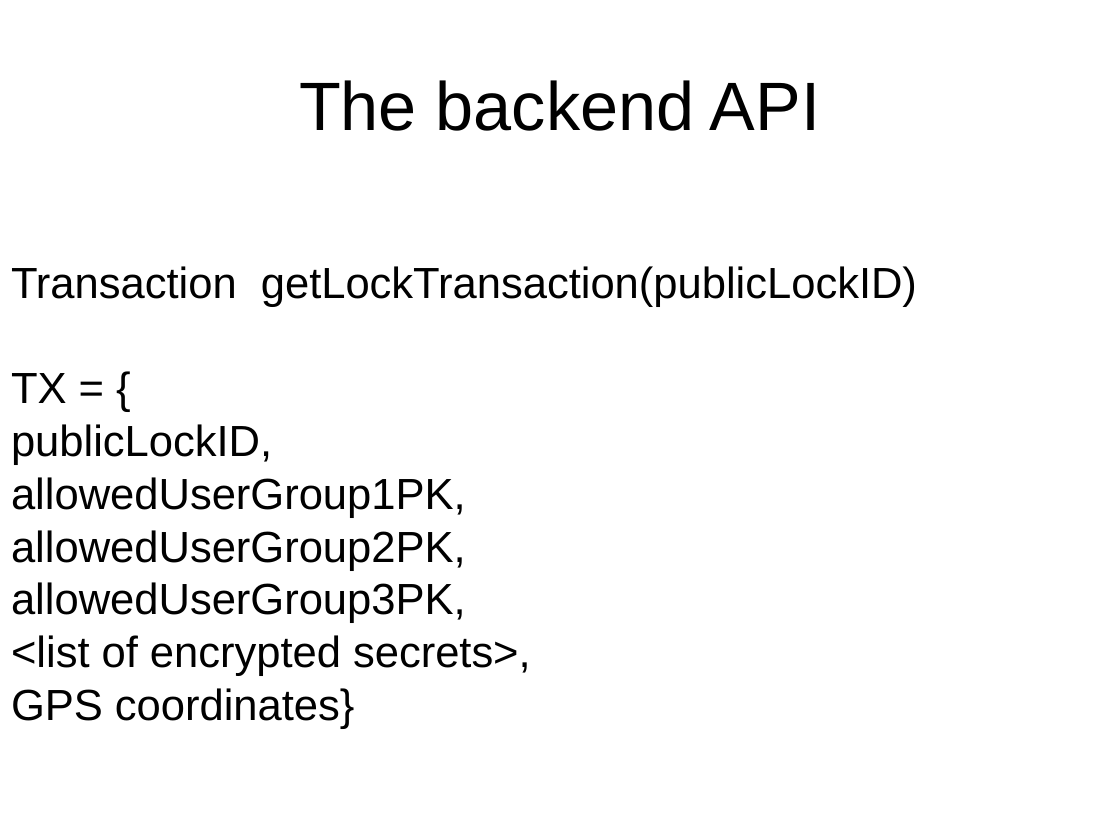
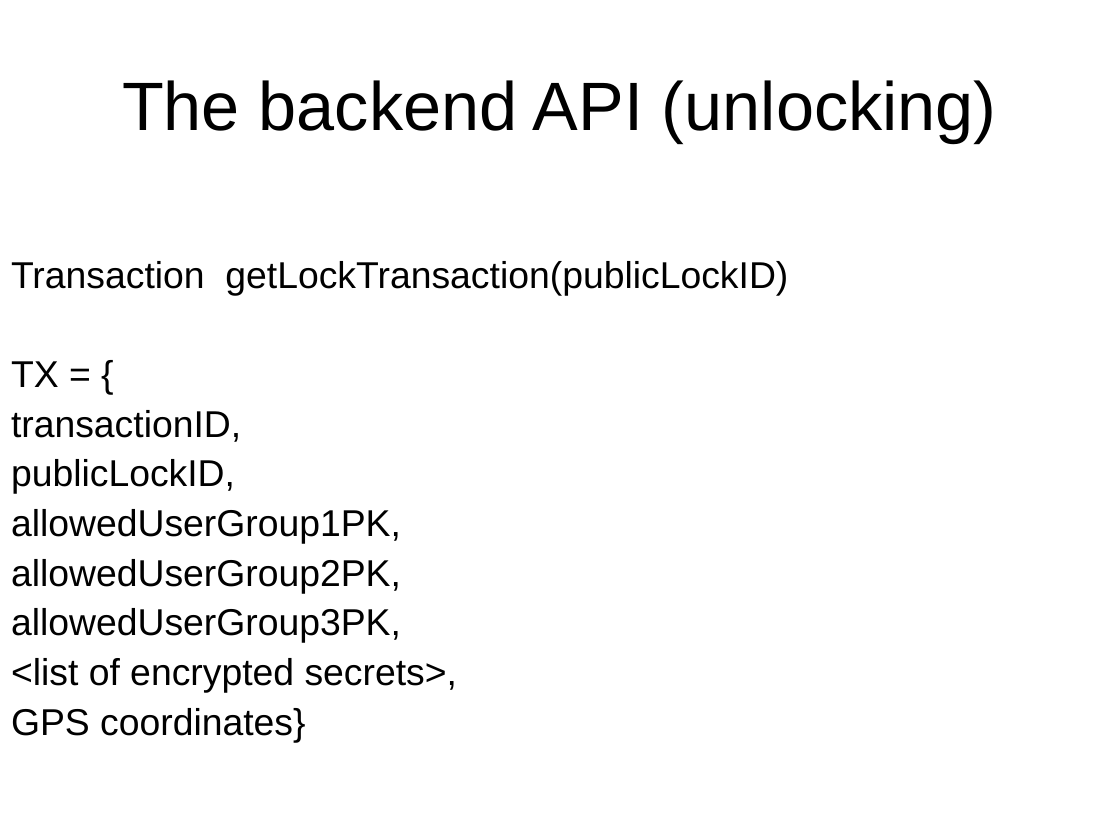
Before and after one commit to blockTeamhackathon/documents, a slide deck: slide 14 of B’Lock.ppt (slide 10 before the commit). Drawn at 1120x840 pixels with LibreOffice and Linux fonts; fonts in the diff are those of the drawing. Boxes give left, top, right and bottom in pixels: in the first picture for what was removed or moved away, otherwise in the second. Text is boxed around its words. In the diff, an @@ line names an element or a change of style, - is before the commit and + after.

```diff
--- a/B’Lock.ppt
+++ b/B’Lock.ppt
@@ title at [122,80,997,143]: text changed @@
-The backend API
+The backend API (unlocking)
@@ text at [11,261,788,742]: size 28 to 24 pt; line spacing 0.8 to 0.9; less space between paragraphs @@
@@ text at [11,410,241,442]: paragraph added @@
+transactionID,
```
Also in this commit, not shown: 5 other slides changed, 4 slides added.
